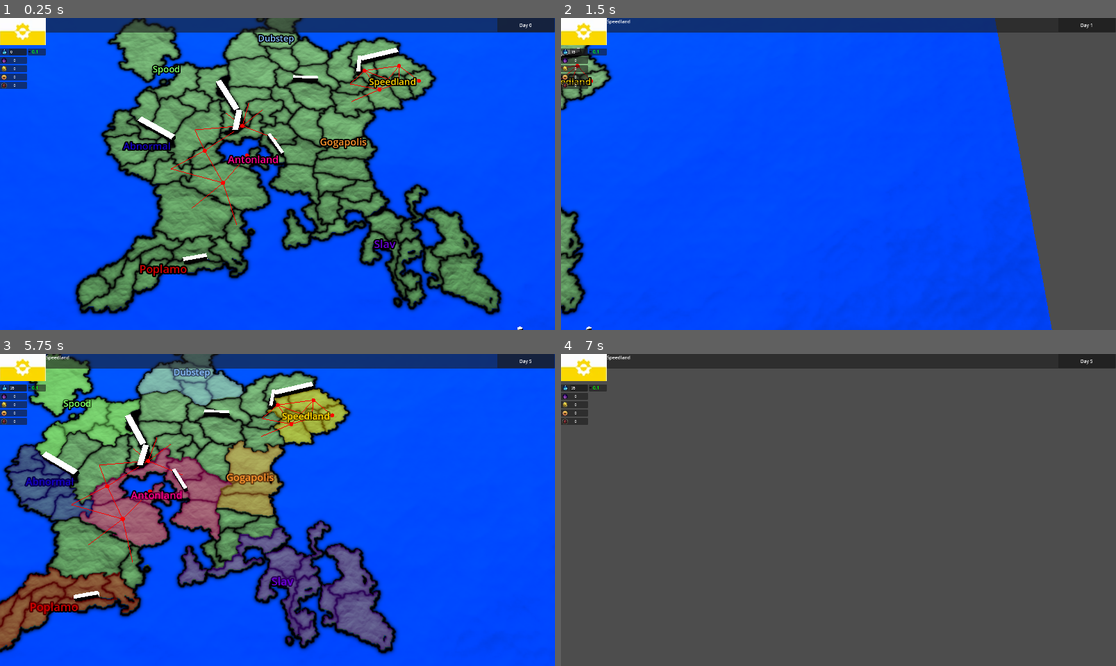
Above: before the commit, frames 1-4 (two rows, left to right).
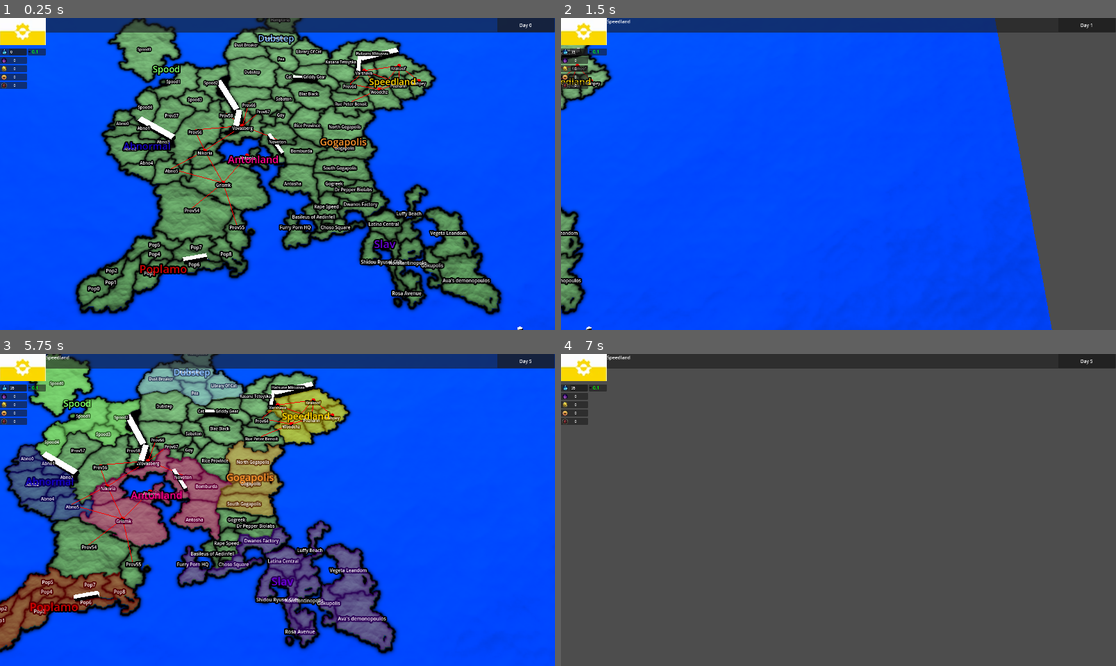
Above: after the commit, the same moments.

Repository: adrutkow/MapGame
Game: Godot game, scene res://node_3d.tscn
Same seed, same stepped clock (60 frames per second), same inputs: the game is played once before the commit and once after it.
Inputs (mouse positions are in pixels of both pictures, inside the frame that each line leads up to):
- Up to frame 1 (0.25 s): no input
- Up to frame 2 (1.5 s): click (583, 30) at 0.5 s; tap Enter at 1.25 s; move the mouse to (960, 158) at 1.27 s; hold D (move_right) from 1.28 s (still down); tap Space (Space) at 1.35 s; click (960, 158) at 1.42 s
- Up to frame 3 (5.75 s): tap Space (Space) at 2, 3.5, 4.35, 5 s; move the mouse to (166, 525) at 2.02 s; release D (move_right) at 2.03 s; hold S (move_backward) 2.03-2.78 s; right-click (166, 525) at 2.1 s; tap Enter at 2.75, 4.25 s; move the mouse to (333, 441) at 2.77 s; hold D (move_right) 2.78-3.53 s; tap Mouse wheel down (scroll_down) at 2.85 s; move the mouse to (249, 572) at 3.52 s; hold W (move_forward) 3.53-4.28 s; tap Mouse wheel up (scroll_up) at 3.6 s; click (249, 572) at 3.67 s; move the mouse to (444, 556) at 4.27 s; hold A (move_left) from 4.28 s (still down); move the mouse to (111, 463) at 5.02 s; right-click (111, 463) at 5.1 s
- Up to frame 4 (7 s): move the mouse to (866, 510) at 5.77 s; release A (move_left) at 5.78 s; hold S (move_backward) 5.78-6.53 s; tap Mouse wheel down (scroll_down) at 5.85 s; click (866, 510) at 5.92 s; move the mouse to (755, 432) at 6.52 s; hold D (move_right) from 6.53 s (still down); tap Mouse wheel up (scroll_up) at 6.6 s

The runs differ from the first frame. In frame 1, 4.7% of the frame differs, in the area x 15-89%, y 0-90%; in frame 2, 0.2%; in frame 3, 4.5%; in frame 4, nothing differs.

Commit message:
More provinces, province names mapview

Diff:
--- a/map.gd
+++ b/map.gd
@@ -22,6 +22,7 @@
 	mesh = ImmediateMesh.new();
 	mat = ORMMaterial3D.new();
 	generate_mapview_nation_names();
+	generate_mapview_province_names();
 	#generate_mapview_province_ids();
 	generate_mapview_connections();
 
@@ -195,6 +196,17 @@
 		temp.text = str(i);
 		$MapViews/ProvinceIDs.add_child(temp);
 
+func generate_mapview_province_names():
+	var center: Vector2i;
+	var temp: Label3D;
+
+	for i in range(0, len(GameGlobal.province_data_list.province_list)):
+		center = get_province_center(i);
+		temp = $MapViews/ProvinceNames/ProvinceNameLabel.duplicate();
+		temp.position = Vector3(float(center[0]) / 100.0, 0.0, float(center[1]) / 100.0);
+		temp.text = GameGlobal.province_data_list.province_list[i].name;
+		$MapViews/ProvinceNames.add_child(temp);
+
 func generate_mapview_connections():
 	var center: Vector2i;
 	var center2: Vector2i;
--- a/node_3d.tscn
+++ b/node_3d.tscn
@@ -144,6 +144,14 @@
 
 [node name="ProvinceNames" type="Node3D" parent="Map/MapViews"]
 
+[node name="ProvinceNameLabel" type="Label3D" parent="Map/MapViews/ProvinceNames"]
+billboard = 1
+no_depth_test = true
+render_priority = 4
+text = "Province name
+"
+font_size = 10
+
 [node name="NationNames" type="Node3D" parent="Map/MapViews"]
 
 [node name="NationNameLabel" type="Label3D" parent="Map/MapViews/NationNames"]
@@ -647,11 +655,3 @@
 [node name="MeshInstance3D2" type="MeshInstance3D" parent="."]
 transform = Transform3D(0.05, 0, 0, 0, 0.05, 0, 0, 0, 0.05, 5.00424, 0, 4.825)
 mesh = SubResource("CapsuleMesh_lggff")
-
-[node name="Label3D" type="Label3D" parent="."]
-billboard = 1
-no_depth_test = true
-render_priority = 4
-text = "Province name
-"
-font_size = 16
